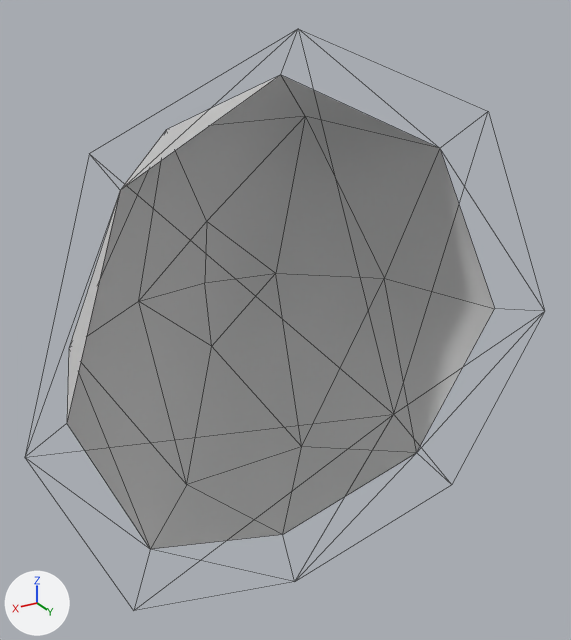
Renders of the FBX model Assets/Models/Hammer/shell.fbx from each side of a commit.
Before and after are seen from a 50 mm lens placed at (7.28, 10.6, 6.49), pointed at (-0.05, -1.61, 0.39). Arrows for +X, +Y and +Z are at lower left; the lights stay in place. Mesh edges are drawn as thin lines. Where no turn or scale is listed for an object, it has been applied to the vertices.

Before the edit, the objects in view are built like this:
```python
mat_shell = principled_material('shell')
mat_shell.base_color = (0.8, 0.8, 0.8)  # white #e7e7e7
mat_shell.metallic = 1.0
mat_shell.roughness = 1.0
me_mario_shell = bpy.data.meshes.new('mario_shell')
me_mario_shell.from_pydata(...)  # 28 vertices, 52 faces; spans x -5.33..5.47, y -5.03..1.97, z -5.59..5.76
# faces by material slot: [28, 24]
me_mario_shell.materials.append(mat_shell)  # white #e7e7e7
me_mario_shell.materials.append(mat_rim)  # picture img_shell_png
ob_hammershell = bpy.data.objects.new('hammershell', me_mario_shell)
ob_hammershell.location = (0.0, 0.0, 0.0)
```
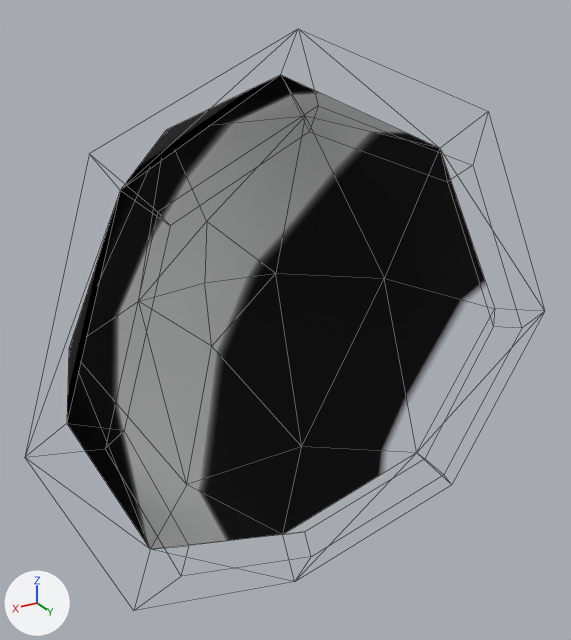
The newer file is also rescaled (x0.982) as a whole; pictures and numbers use the older file's frame.

The change, as a list of edits to the scene's bpy script:
```text
Change mat_shell:
    remove mat_shell.base_color = (0.8, 0.8, 0.8)  # white #e7e7e7
    add mat_shell.texture = img_shell_png  # with its transparency
Change me_mario_shell:
    used by ob_hammershell; location = (0.0, 0.0, 0.0)
    remove me_mario_shell.from_pydata(...)  # 28 vertices, 52 faces; spans x -5.33..5.47, y -5.03..1.97, z -5.59..5.76
    add me_mario_shell.from_pydata(...)  # 43 vertices, 68 faces; spans x -5.33..5.47, y -5.03..0.57, z -5.59..5.76
    me_mario_shell part 1: 28 kept faces spanning x -4.52..4.66, y -5.03..-0.45, z -4.66..5.0 get new texture (UV) coordinates
```

Changed parts and their boxes (x1, y1, x2, y2) in the pictures (571 x 640 px):
'hammershell', surface changed, reshaped (grey to black): before (67, 75, 495, 549); after (67, 75, 486, 549)
